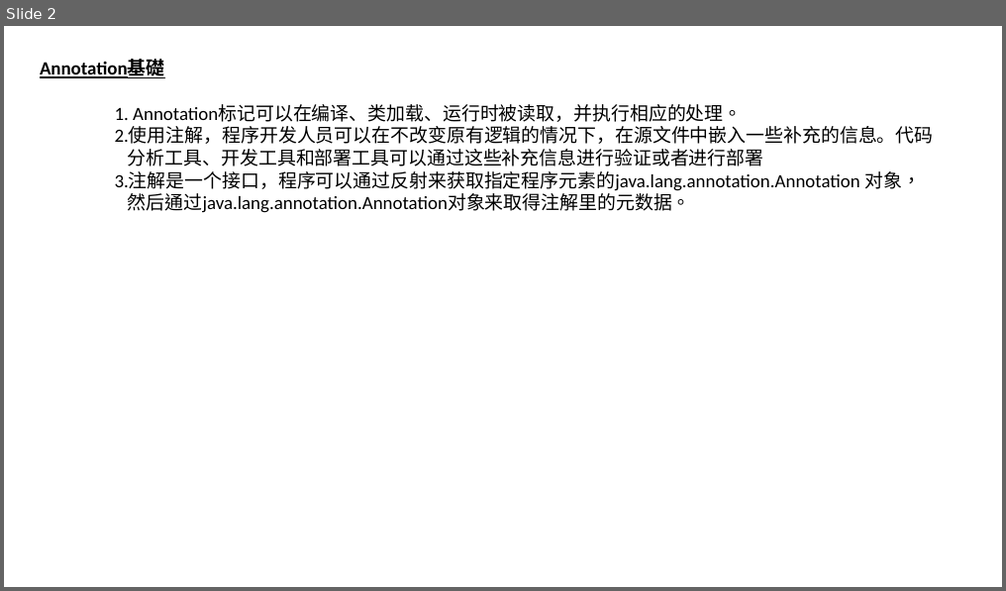
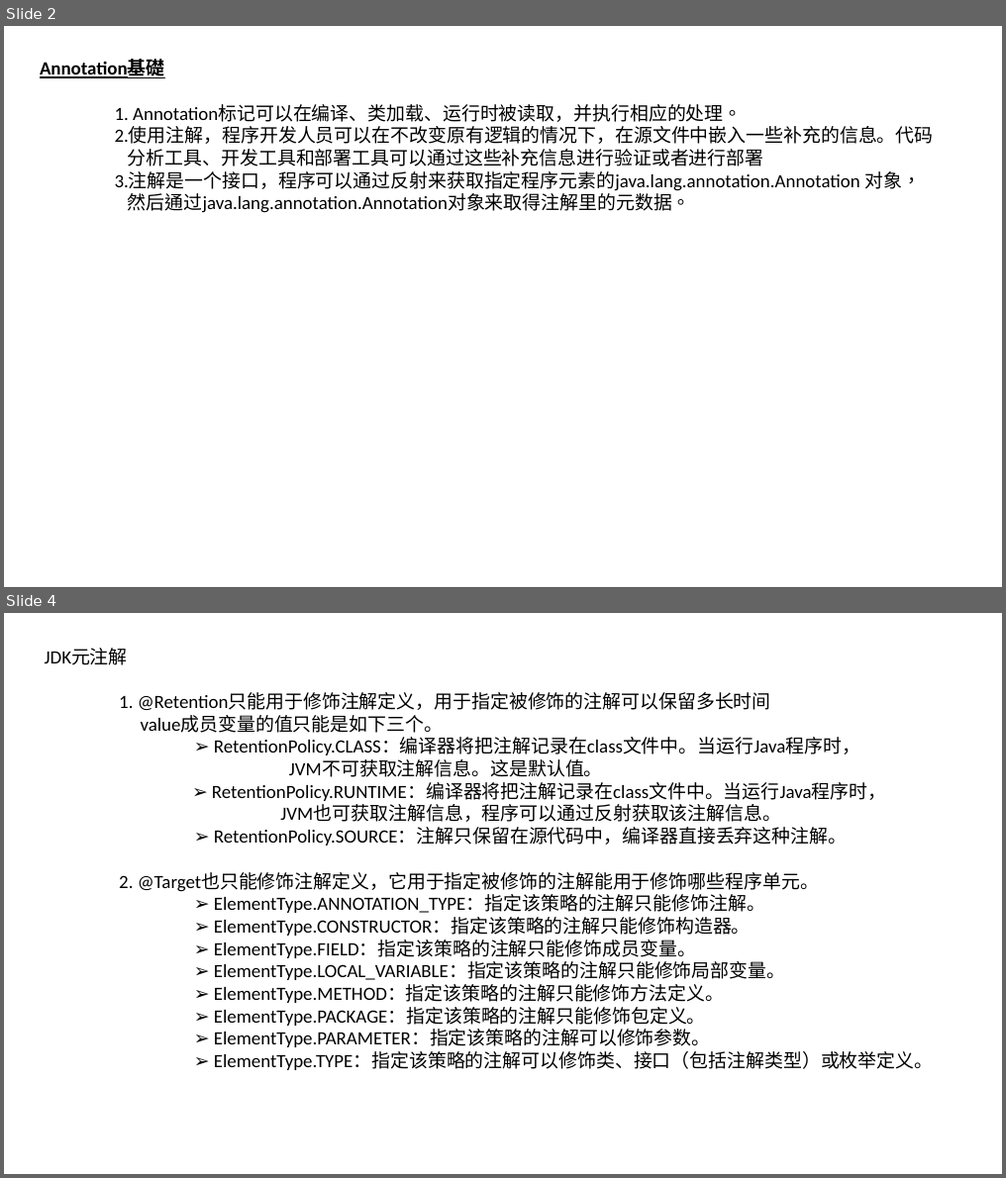
Before and after one commit to luchaojun/ChaojunStudy, a slide deck: JavaStudy/JavaStudyNote/Annotation/Java_Annotation.pptx. Shown one above the other, each under a label of ours: slide 2 before the commit, slides 2 and 4 after it; the slides between them are not shown. The pictures are 1006x591 and 1006x1178 pixels, drawn with LibreOffice and Linux fonts; fonts in the diff are those of the drawing. Boxes give left, top, right and bottom in pixels: in the first picture for what was removed or moved away, otherwise in the second. Text is boxed around its words. In the diff, an @@ line names an element or a change of style, - is before the commit and + after.

Commit message:
Add the annotation study into pptx

```diff
--- a/JavaStudy/JavaStudyNote/Annotation/Java_Annotation.pptx
+++ b/JavaStudy/JavaStudyNote/Annotation/Java_Annotation.pptx
@@ slide 4 added at <box>4,613,1002,1174</box>, background #FFFFFF @@
@@ text added at <box>45,648,934,1070</box>, 18 pt, text #000000 @@
+JDK元注解
+1. @Retention只能用于修饰注解定义，用于指定被修饰的注解可以保留多长时间
+value成员变量的值只能是如下三个。
+➢ RetentionPolicy.CLASS：编译器将把注解记录在class文件中。当运行Java程序时，
+JVM不可获取注解信息。这是默认值。
+➢ RetentionPolicy.RUNTIME：编译器将把注解记录在class文件中。当运行Java程序时，
+JVM也可获取注解信息，程序可以通过反射获取该注解信息。
+➢ RetentionPolicy.SOURCE：注解只保留在源代码中，编译器直接丢弃这种注解。
+2. @Target也只能修饰注解定义，它用于指定被修饰的注解能用于修饰哪些程序单元。
+➢ ElementType.ANNOTATION_TYPE：指定该策略的注解只能修饰注解。
+➢ ElementType.CONSTRUCTOR：指定该策略的注解只能修饰构造器。
+➢ ElementType.FIELD：指定该策略的注解只能修饰成员变量。
+➢ ElementType.LOCAL_VARIABLE：指定该策略的注解只能修饰局部变量。
+➢ ElementType.METHOD：指定该策略的注解只能修饰方法定义。
+➢ ElementType.PACKAGE：指定该策略的注解只能修饰包定义。
+➢ ElementType.PARAMETER：指定该策略的注解可以修饰参数。
+➢ ElementType.TYPE：指定该策略的注解可以修饰类、接口（包括注解类型）或枚举定义。
```
Also in this commit, not shown: 1 slide changed, 1 slide removed.
